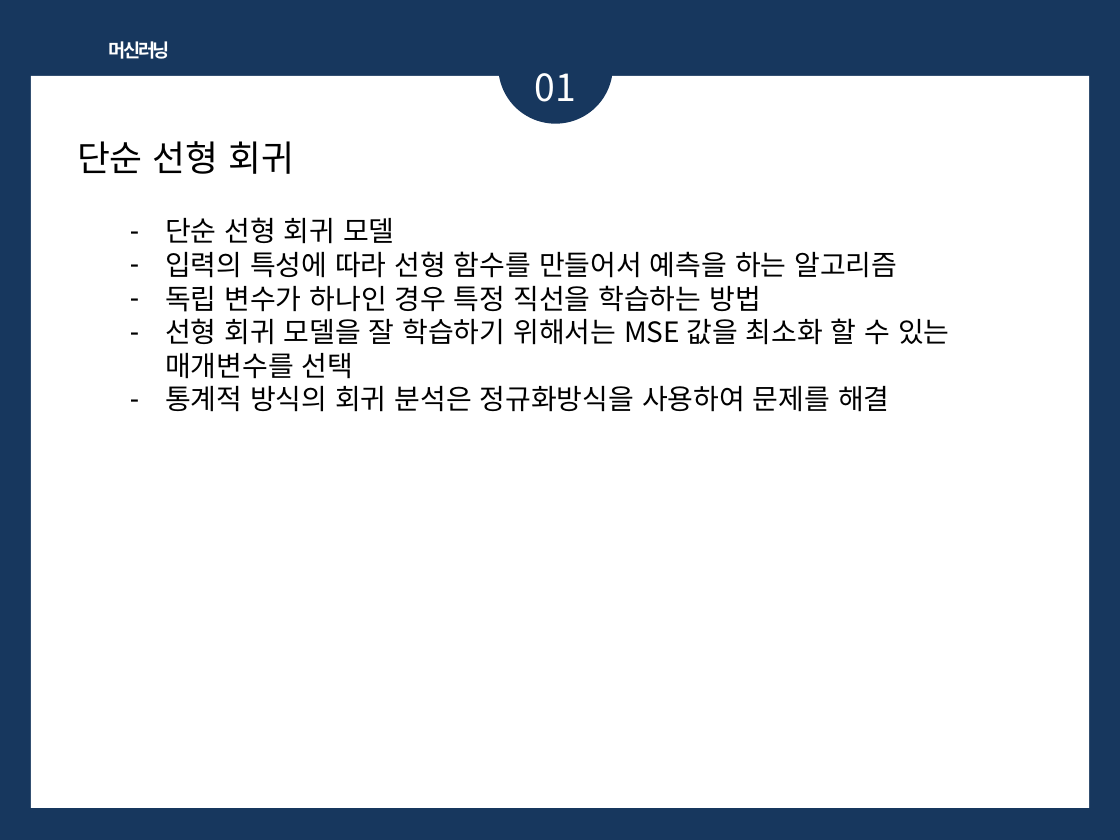
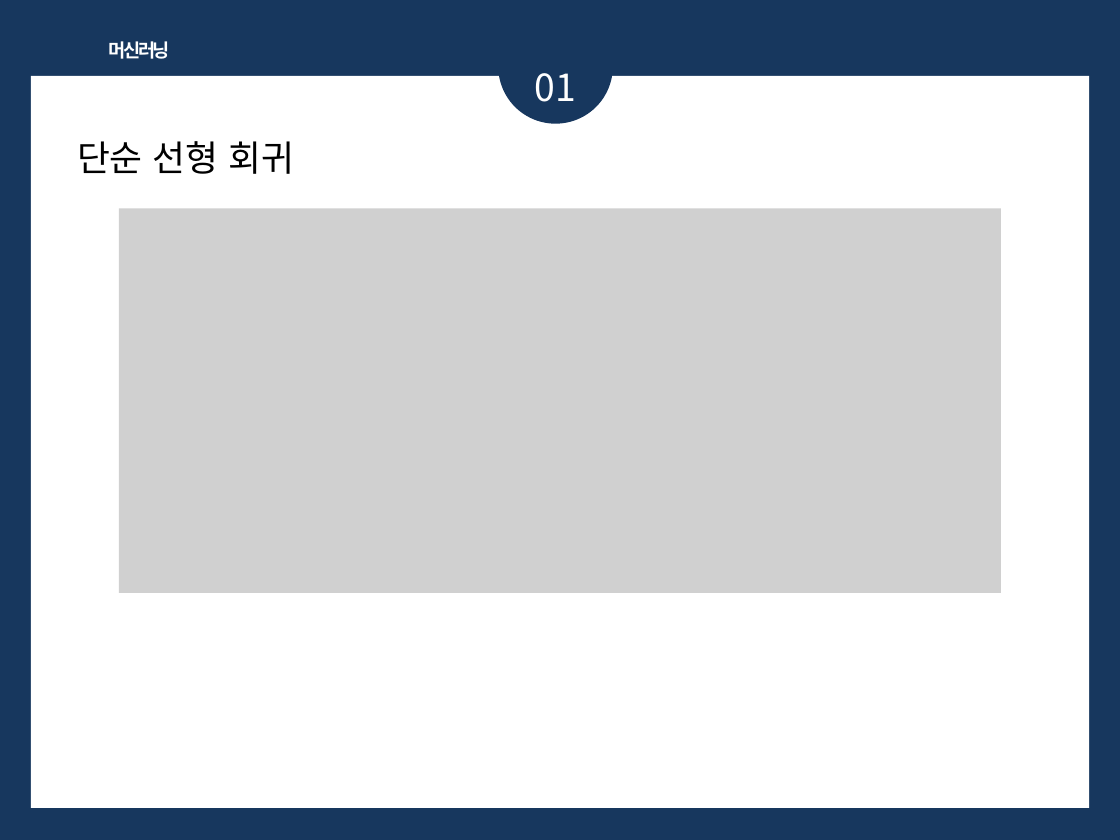
Before and after one commit to bsmoon-86/multicam_2025, a slide deck: slide 12 of PPT/머신러닝.pptx (slide 11 before the commit). Drawn at 1120x840 pixels with LibreOffice and Linux fonts; fonts in the diff are those of the drawing; grey boxes stand for pictures. Boxes give left, top, right and bottom in pixels: in the first picture for what was removed or moved away, otherwise in the second. Text is boxed around its words. In the diff, an @@ line names an element or a change of style, - is before the commit and + after.

```diff
--- a/PPT/머신러닝.pptx
+++ b/PPT/머신러닝.pptx
@@ picture added at box(119, 208, 1000, 592) @@
@@ text removed at box(165, 217, 950, 412) @@
-– 단순 선형 회귀 모델
-– 입력의 특성에 따라 선형 함수를 만들어서 예측을 하는 알고리즘
-– 독립 변수가 하나인 경우 특정 직선을 학습하는 방법
-– 선형 회귀 모델을 잘 학습하기 위해서는 MSE 값을 최소화 할 수 있는 매개변수를 선택
-– 통계적 방식의 회귀 분석은 정규화방식을 사용하여 문제를 해결
@@ picture added at box(423, 367, 657, 401) @@
```
Also in this commit, not shown: 5 other slides changed, 4 slides added, 10 other files.
